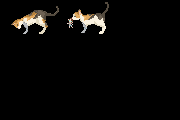
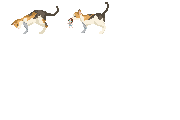
Layer changes from the first 180x120 image to the second:
hid "图层 4" over bbox(6, 31, 75, 37)
